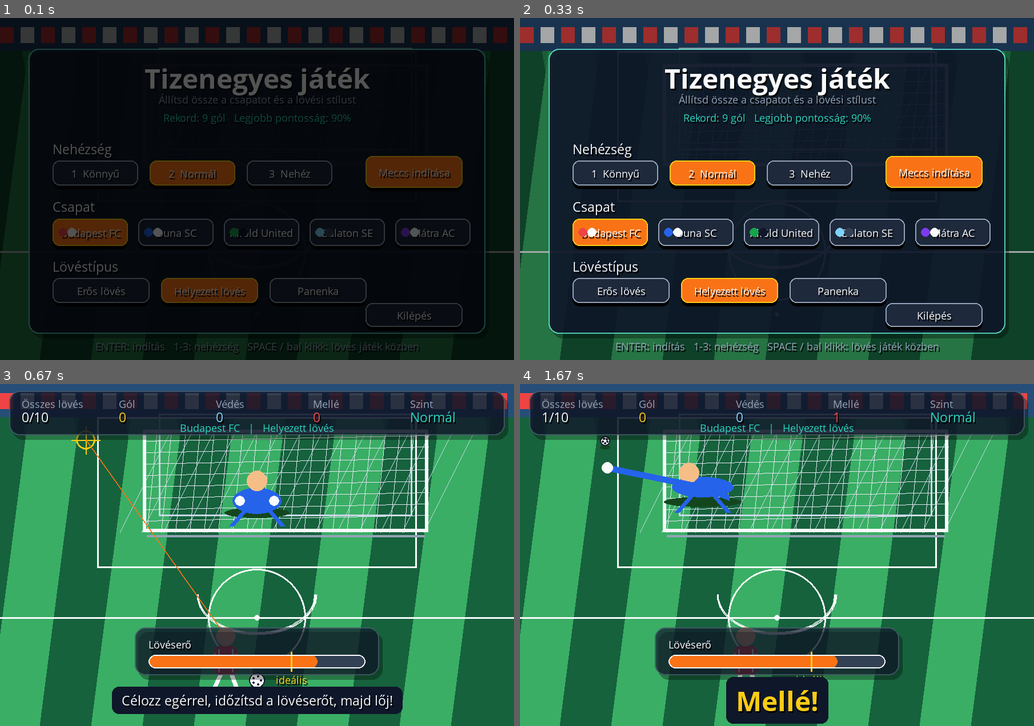
Above: before the commit, frames 1-4 (two rows, left to right).
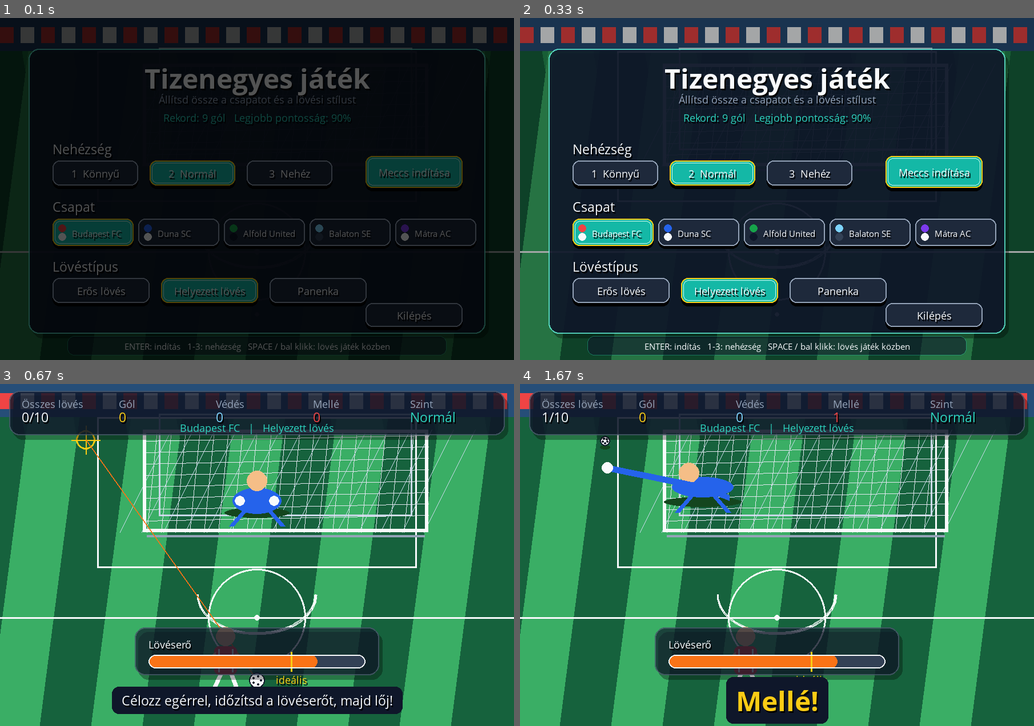
Above: after the commit, the same moments.

Repository: BIGNOTQ4/pygame-penalty-shootout
Game: pygame game, started from main.py
Two runs of this game, one before a commit and one after it. Both use one fixed random seed, a clock stepped at 60 frames per second and the inputs below.
Inputs:
- Up to frame 1 (0.1 s): no input
- Up to frame 2 (0.33 s): no input
- Up to frame 3 (0.67 s): tap Enter at 0.33 s
- Up to frame 4 (1.67 s): tap Space at 0.67 s

The runs differ from the first frame. In frame 1, 5.9% of the frame differs, in the area x 10-93%, y 40-98%; in frame 2, 9.8%, in the area x 10-93%, y 40-99%; in frame 3, nothing differs; in frame 4, nothing differs.

Commit message:
Polish final menu UI details

Diff:
--- a/src/menu.py
+++ b/src/menu.py
@@ -5,6 +5,7 @@
 from . import ui
 from .settings import (
     CARD,
+    CARD_HOVER,
     GRAY,
     HEIGHT,
     MAX_SHOTS,
@@ -19,6 +20,36 @@
     WIDTH,
     YELLOW,
 )
+
+
+def draw_team_button(screen, fonts, rect, team_data, active):
+    """Csapatgomb külön mezszín jelölőkkel és jól olvasható csapatnévvel."""
+    hovered = rect.collidepoint(pygame.mouse.get_pos())
+    if active:
+        fill_color = (20, 184, 166)
+        border_color = YELLOW
+        text_color = WHITE
+    elif hovered:
+        fill_color = CARD_HOVER
+        border_color = MINT
+        text_color = WHITE
+    else:
+        fill_color = CARD
+        border_color = GRAY
+        text_color = WHITE
+
+    pygame.draw.rect(screen, (0, 0, 0), rect.move(0, 5), border_radius=12)
+    pygame.draw.rect(screen, fill_color, rect, border_radius=12)
+    pygame.draw.rect(screen, border_color, rect, 2, border_radius=12)
+
+    if active:
+        pygame.draw.rect(screen, (204, 251, 241), rect.inflate(-8, -8), 1, border_radius=9)
+
+    # A pöttyök saját bal oldali sávot kapnak, így nem lógnak rá a szövegre.
+    dot_x = rect.x + 17
+    pygame.draw.circle(screen, team_data["shirt"], (dot_x, rect.centery - 7), 7)
+    pygame.draw.circle(screen, team_data["shorts"], (dot_x, rect.centery + 8), 7)
+    ui.draw_text(screen, team_data["name"], fonts["tiny"], text_color, topleft=(rect.x + 34, rect.y + 15))
 
 
 def draw_menu(screen, fonts, draw_field, game):
@@ -51,11 +82,9 @@
 
     ui.draw_text(screen, "Csapat", fonts["normal"], WHITE, topleft=(92, 315))
     for index, (team_key, team_data) in enumerate(TEAMS.items()):
-        rect = pygame.Rect(92 + index * 150, 352, 132, 48)
+        rect = pygame.Rect(92 + index * 150, 352, 142, 48)
         game.menu_buttons.append((rect, "team", team_key))
-        ui.draw_button(screen, rect, team_data["name"], fonts["small"], active=team_key == game.team_key)
-        pygame.draw.circle(screen, team_data["shirt"], (rect.x + 18, rect.centery), 8)
-        pygame.draw.circle(screen, team_data["shorts"], (rect.x + 34, rect.centery), 8)
+        draw_team_button(screen, fonts, rect, team_data, active=team_key == game.team_key)
 
     ui.draw_text(screen, "Lövéstípus", fonts["normal"], WHITE, topleft=(92, 420))
     for index, (shot_key, shot_data) in enumerate(SHOT_TYPES.items()):
@@ -70,8 +99,14 @@
     ui.draw_button(screen, start_rect, "Meccs indítása", fonts["small"], active=True)
     ui.draw_button(screen, exit_rect, "Kilépés", fonts["small"])
 
+    footer_rect = pygame.Rect(118, 558, 664, 34)
+    footer = pygame.Surface((footer_rect.width, footer_rect.height), pygame.SRCALPHA)
+    pygame.draw.rect(footer, (*PANEL, 150), footer.get_rect(), border_radius=12)
+    pygame.draw.rect(footer, (*MINT, 90), footer.get_rect(), 1, border_radius=12)
+    screen.blit(footer, footer_rect.topleft)
+
     hint = "ENTER: indítás   1-3: nehézség   SPACE / bal klikk: lövés játék közben"
-    ui.draw_text(screen, hint, fonts["small"], GRAY, center=(WIDTH // 2, 575))
+    ui.draw_text(screen, hint, fonts["tiny"], WHITE, center=footer_rect.center, shadow=False)
 
 
 def draw_game_over(screen, fonts, draw_field, game):
--- a/src/ui.py
+++ b/src/ui.py
@@ -2,7 +2,7 @@
 
 import pygame
 
-from .settings import CARD, CARD_HOVER, GRAY, MINT, ORANGE, PANEL, WHITE, YELLOW
+from .settings import CARD, CARD_HOVER, GRAY, MINT, PANEL, WHITE, YELLOW
 
 
 def load_font(size, bold=False):
@@ -20,6 +20,7 @@
 def create_fonts():
     """Egy helyen készíti el a játékban használt betűméreteket."""
     return {
+        "tiny": load_font(15),
         "small": load_font(18),
         "normal": load_font(23),
         "medium": load_font(30, bold=True),
@@ -67,7 +68,7 @@
     hovered = rect.collidepoint(mouse_pos)
 
     if active:
-        color = ORANGE
+        color = (20, 184, 166)
         border = YELLOW
     elif hovered:
         color = CARD_HOVER
@@ -80,6 +81,12 @@
     pygame.draw.rect(screen, (0, 0, 0), shadow_rect, border_radius=12)
     pygame.draw.rect(screen, color, rect, border_radius=12)
     pygame.draw.rect(screen, border, rect, 2, border_radius=12)
+
+    if active:
+        # Egy vékony belső keret egyértelműbbé teszi, melyik opció aktív.
+        inner_rect = rect.inflate(-8, -8)
+        pygame.draw.rect(screen, (204, 251, 241), inner_rect, 1, border_radius=9)
+
     draw_text(screen, text, font, WHITE, center=rect.center)
     return hovered
 
